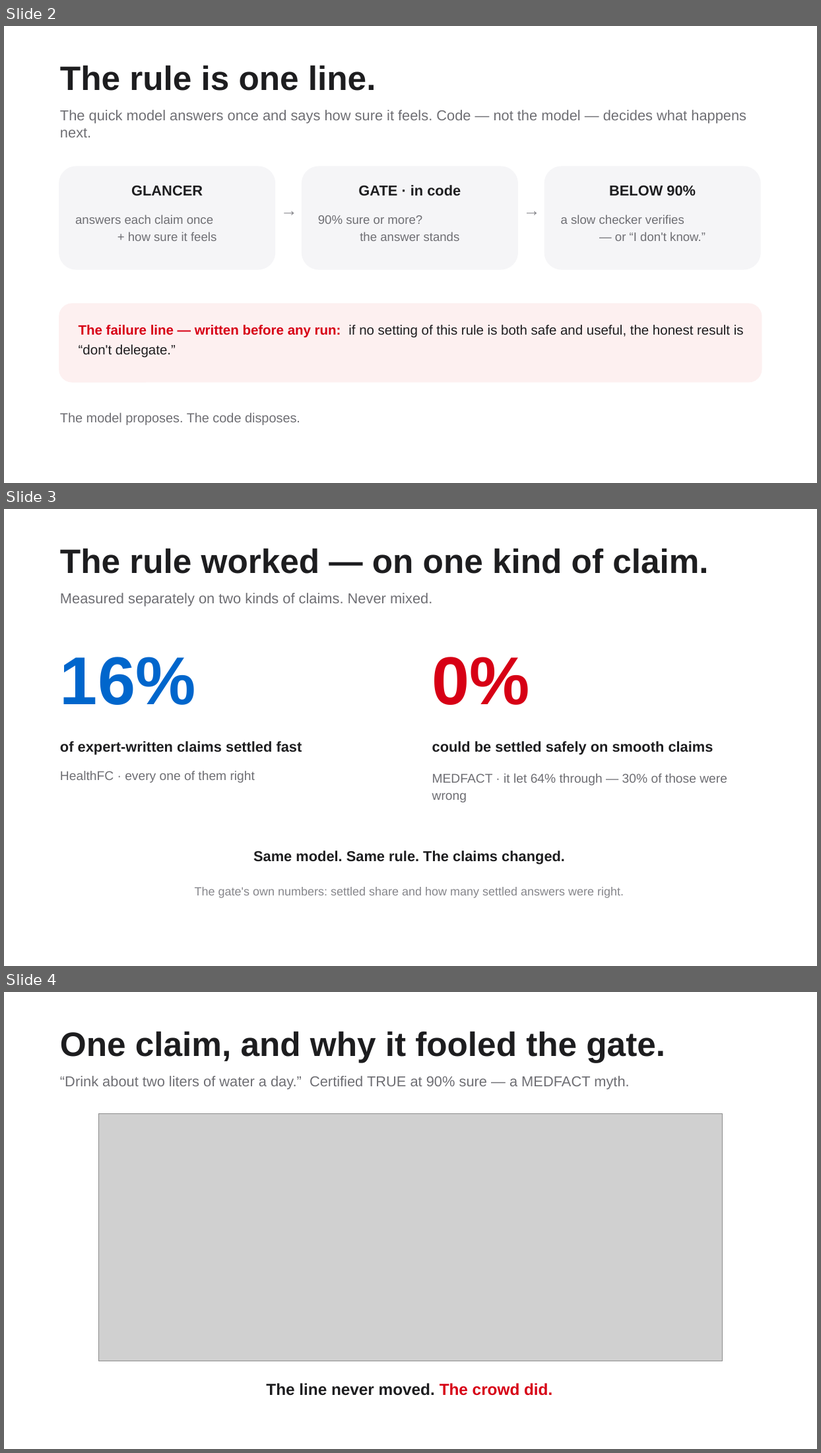
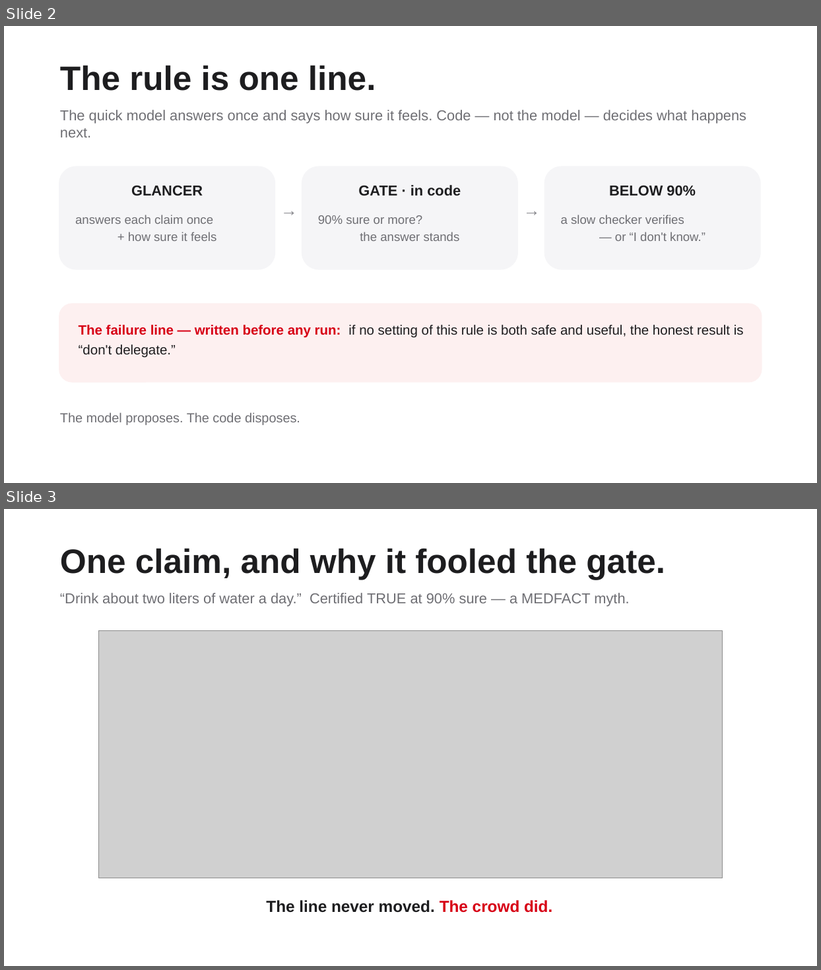
Before and after one commit to owenyliu/owenyliu.github.io, a slide deck: mythtriage/slides.pptx. Shown one above the other, each under a label of ours: slides 2, 3 and 4 before the commit, slides 2 and 3 after it. The pictures are 821x1453 and 821x970 pixels, drawn with LibreOffice and Linux fonts; fonts in the diff are those of the drawing; grey boxes stand for pictures. Boxes give left, top, right and bottom in pixels: in the first picture for what was removed or moved away, otherwise in the second. Text is boxed around its words. In the diff, an @@ line names an element or a change of style, - is before the commit and + after.

```diff
--- a/mythtriage/slides.pptx
+++ b/mythtriage/slides.pptx
@@ slide 3 removed at (4,509,817,966), background #FFFFFF @@
@@ text removed at (60,548,708,574) @@
-The rule worked — on one kind of claim.
@@ text removed at (60,593,432,607) @@
-Measured separately on two kinds of claims. Never mixed.
@@ text removed at (60,657,195,705) @@
-16%
@@ text removed at (432,657,530,705) @@
-0%
@@ text removed at (60,741,302,755) @@
-of expert-written claims settled fast
@@ text removed at (432,741,714,755) @@
-could be settled safely on smooth claims
@@ text removed at (60,771,255,783) @@
-HealthFC · every one of them right
@@ text removed at (432,774,727,803) @@
-MEDFACT · it let 64% through — 30% of those were wrong
@@ text removed at (253,851,565,865) @@
-Same model. Same rule. The claims changed.
@@ text removed at (195,887,624,898) @@
-The gate's own numbers: settled share and how many settled answers were right.
@@ what was slide 4 is now slide 3 @@
```
Also in this commit, not shown: 1 other slide removed.
